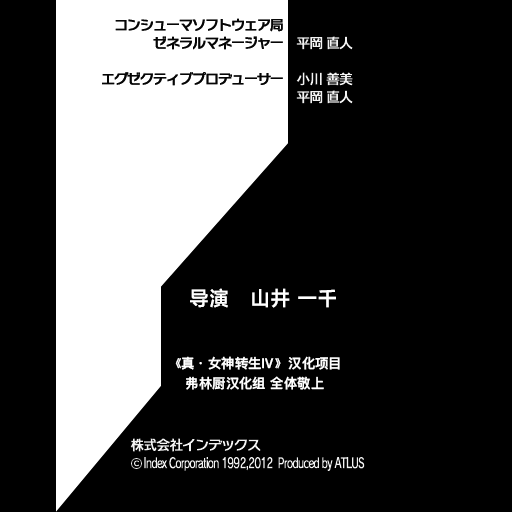
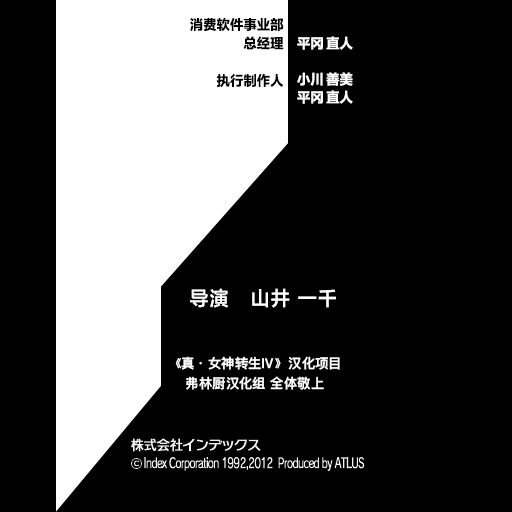
Layer changes from the first 512 x 512 image to the second:
added layer "平冈 直人 小川 善美 平冈 直人" above "消费软件事业部 总经理 执行制作人" over (297, 36, 353, 104)
added layer "消费软件事业部 总经理 执行制作人" above "导演 山井 一千" over (190, 18, 284, 87)
painted on "图层 1" over (102, 18, 353, 104)
